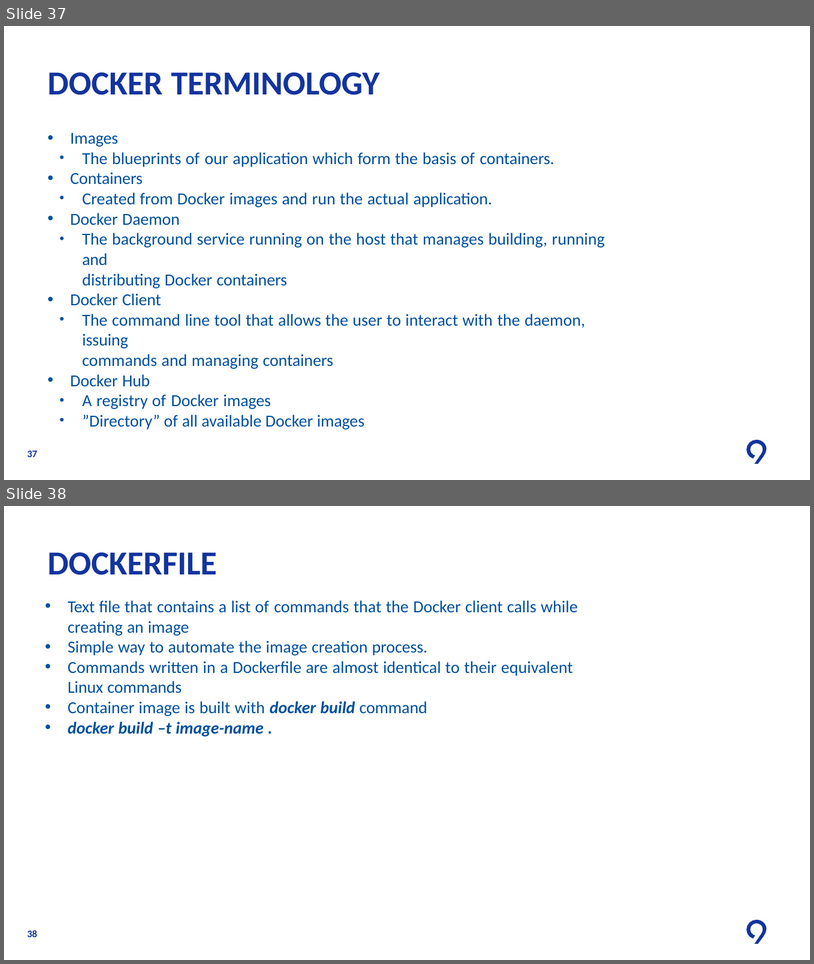
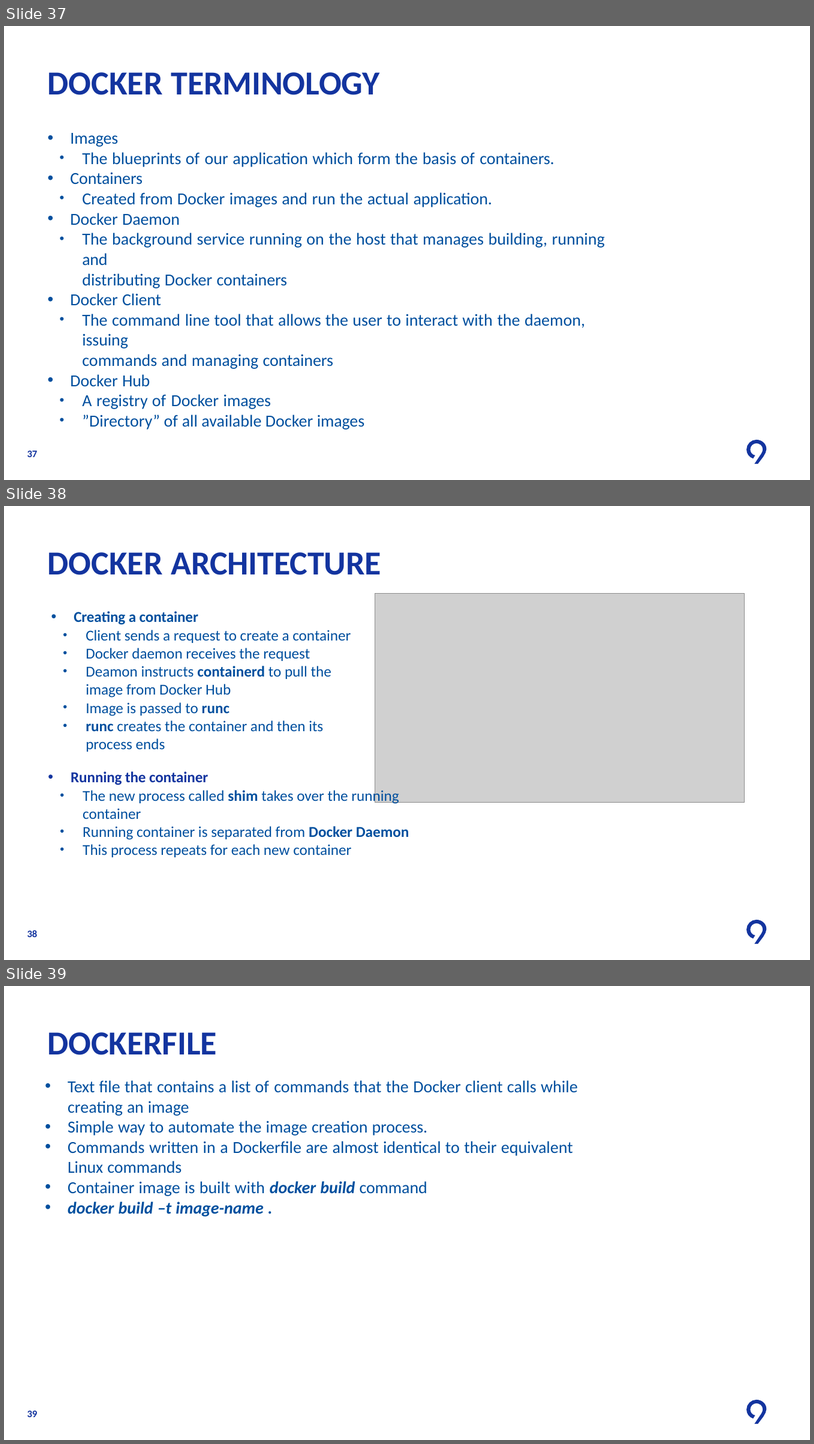
Before and after one commit to levinine/code9-2024, a slide deck: day-3-microservices/Understanding_Microservices.pptx. Shown one above the other, each under a label of ours: slides 37 and 38 before the commit, slides 37, 38 and 39 after it. The pictures are 814x964 and 814x1444 pixels, drawn with LibreOffice and Linux fonts; fonts in the diff are those of the drawing; grey boxes stand for pictures; background and template pictures are left out. Boxes give left, top, right and bottom in pixels: in the first picture for what was removed or moved away, otherwise in the second. Text is boxed around its words. In the diff, an @@ line names an element or a change of style, - is before the commit and + after.

Commit message:
add docker architecture section

```diff
--- a/day-3-microservices/Understanding_Microservices.pptx
+++ b/day-3-microservices/Understanding_Microservices.pptx
@@ slide 38 added at bbox=[4, 506, 810, 960], background #FFFFFF; not listed: 1 template element that a slide beside it also shows @@
@@ title added at bbox=[48, 552, 381, 575], 40 pt, text #13349F, bold @@
+DOCKER ARCHITECTURE
@@ picture added at bbox=[375, 594, 744, 802] @@
@@ text added at bbox=[74, 611, 351, 751], 18 pt, text #004F9E @@
+• Creating a container
+  • Client sends a request to create a container
+  • Docker daemon receives the request
+  • Deamon instructs containerd to pull the image from Docker Hub
+  • Image is passed to runc
+  • runc creates the container and then its process ends
@@ text added at bbox=[71, 771, 410, 857], 18 pt, text #004F9E @@
+• Running the container
+  • The new process called shim takes over the running container
+  • Running container is separated from Docker Daemon
+  • This process repeats for each new container
@@ page number added at bbox=[27, 930, 38, 937], 12 pt, text #13349F, bold @@
+38
@@ what was slide 38 is now slide 39 @@
@@ page number at bbox=[27, 1410, 38, 1417]: text changed @@
-38
+39
```
